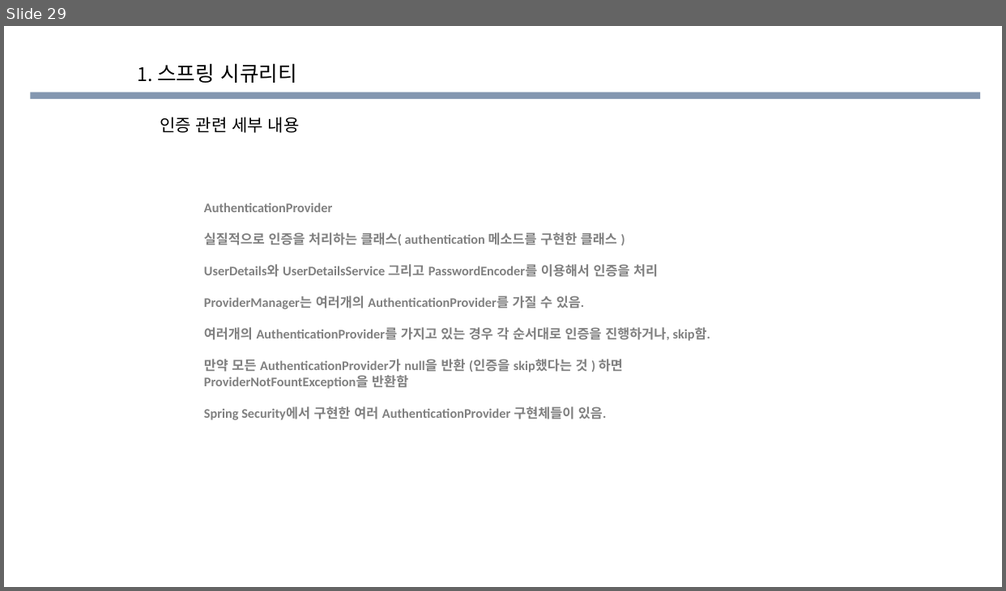
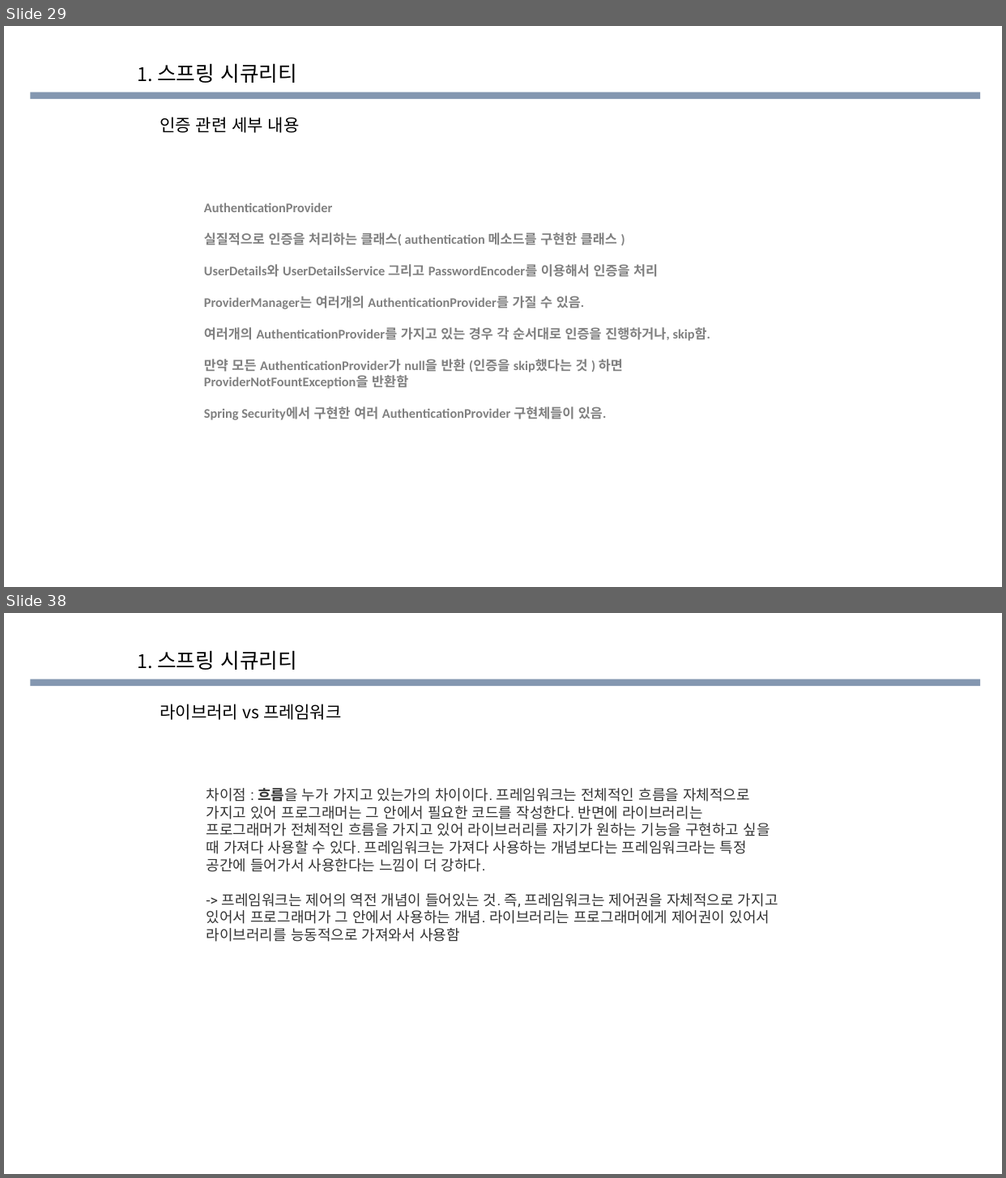
Before and after one commit to eongss/testproject, a slide deck: 소스코드 공부한거.pptx. Shown one above the other, each under a label of ours: slide 29 before the commit, slides 29 and 38 after it; the slides between them are not shown. The pictures are 1006x591 and 1006x1178 pixels, drawn with LibreOffice and Linux fonts; fonts in the diff are those of the drawing; background and template pictures are left out. Boxes give left, top, right and bottom in pixels: in the first picture for what was removed or moved away, otherwise in the second. Text is boxed around its words. In the diff, an @@ line names an element or a change of style, - is before the commit and + after.

```diff
--- a/소스코드 공부한거.pptx
+++ b/소스코드 공부한거.pptx
@@ slide 38 added at bbox=[4, 613, 1002, 1174], background picture (left out); not listed: 1 template element that a slide beside it also shows @@
@@ text added at bbox=[138, 650, 297, 670], 20 pt, text #000000 @@
+1. 스프링 시큐리티
@@ text added at bbox=[160, 704, 341, 720], 16.3 pt, text #000000 @@
+라이브러리 vs 프레임워크
@@ text added at bbox=[206, 788, 778, 942], 14 pt, text #333333 @@
+차이점 : 흐름을 누가 가지고 있는가의 차이이다. 프레임워크는 전체적인 흐름을 자체적으로 가지고 있어 프로그래머는 그 안에서 필요한 코드를 작성한다. 반면에 라이브러리는 프로그래머가 전체적인 흐름을 가지고 있어 라이브러리를 자기가 원하는 기능을 구현하고 싶을 때 가져다 사용할 수 있다. 프레임워크는 가져다 사용하는 개념보다는 프레임워크라는 특정 공간에 들어가서 사용한다는 느낌이 더 강하다.
+-> 프레임워크는 제어의 역전 개념이 들어있는 것. 즉, 프레임워크는 제어권을 자체적으로 가지고 있어서 프로그래머가 그 안에서 사용하는 개념. 라이브러리는 프로그래머에게 제어권이 있어서 라이브러리를 능동적으로 가져와서 사용함
```
Also in this commit, not shown: 3 slides changed, 13 other slides added, 4 other files.
